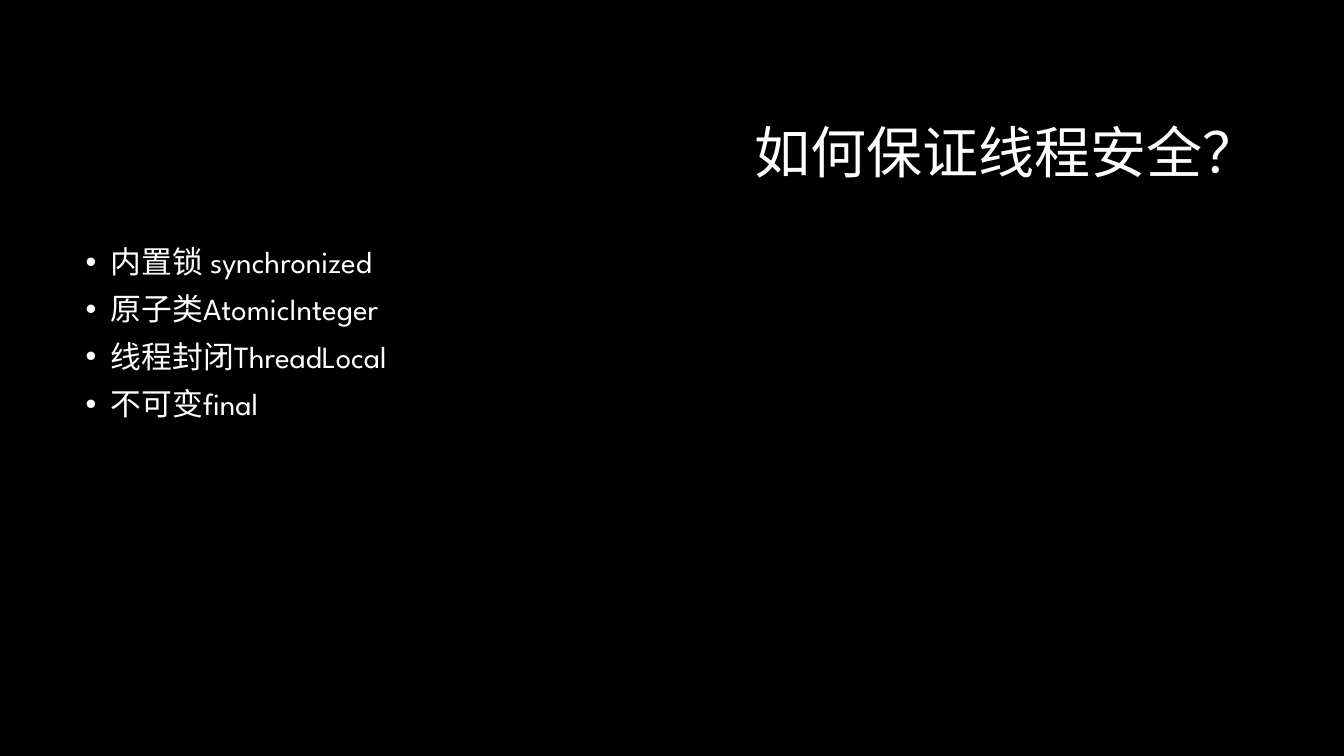
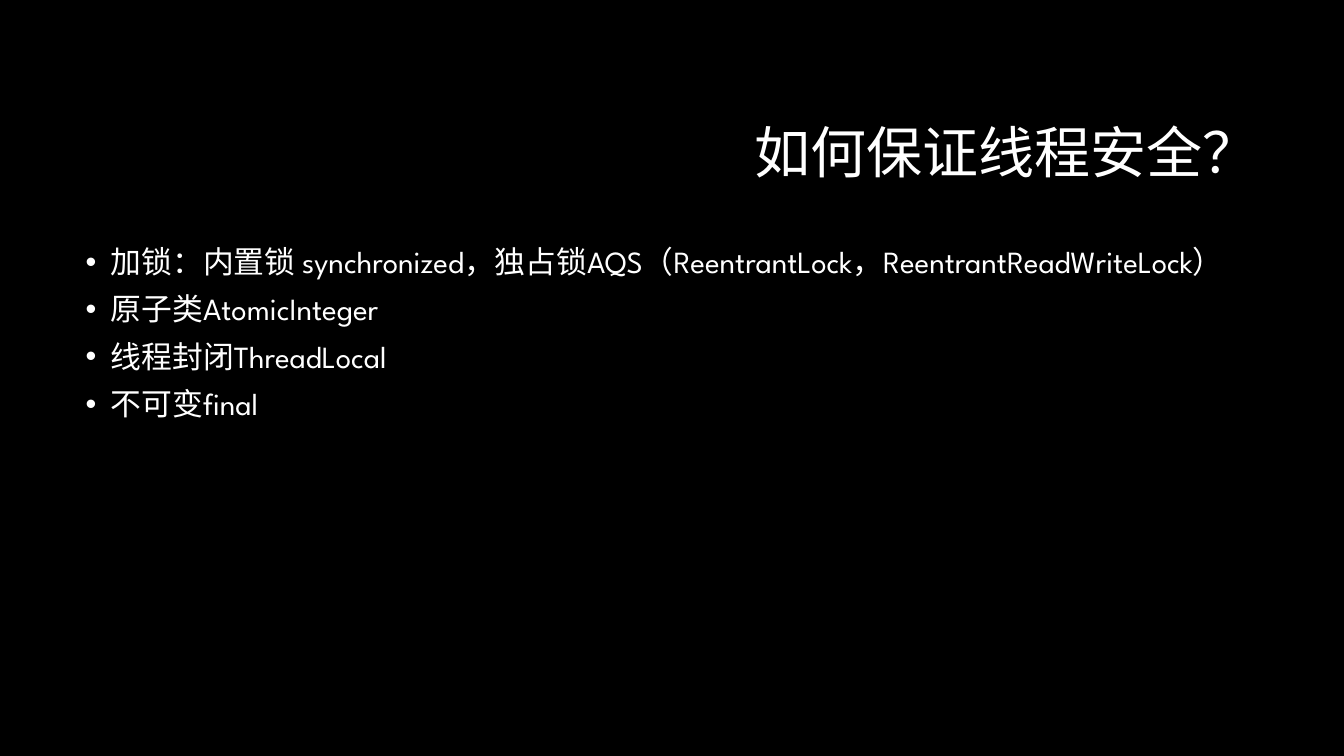
Before and after one commit to GerogeLeon/multithread_demo, a slide deck: slide 5 of JAVA并发编程.pptx. Drawn at 1344x756 pixels with LibreOffice and Linux fonts; fonts in the diff are those of the drawing; background and template pictures are left out. Boxes give left, top, right and bottom in pixels: in the first picture for what was removed or moved away, otherwise in the second. Text is boxed around its words. In the diff, an @@ line names an element or a change of style, - is before the commit and + after.

```diff
--- a/JAVA并发编程.pptx
+++ b/JAVA并发编程.pptx
@@ text at [111, 246, 1224, 280]: text changed @@
-• 内置锁 synchronized
+• 加锁：内置锁 synchronized，独占锁AQS（ReentrantLock，ReentrantReadWriteLock）
```
Also in this commit, not shown: 6 other slides changed, 5 slides added, 4 other files.
